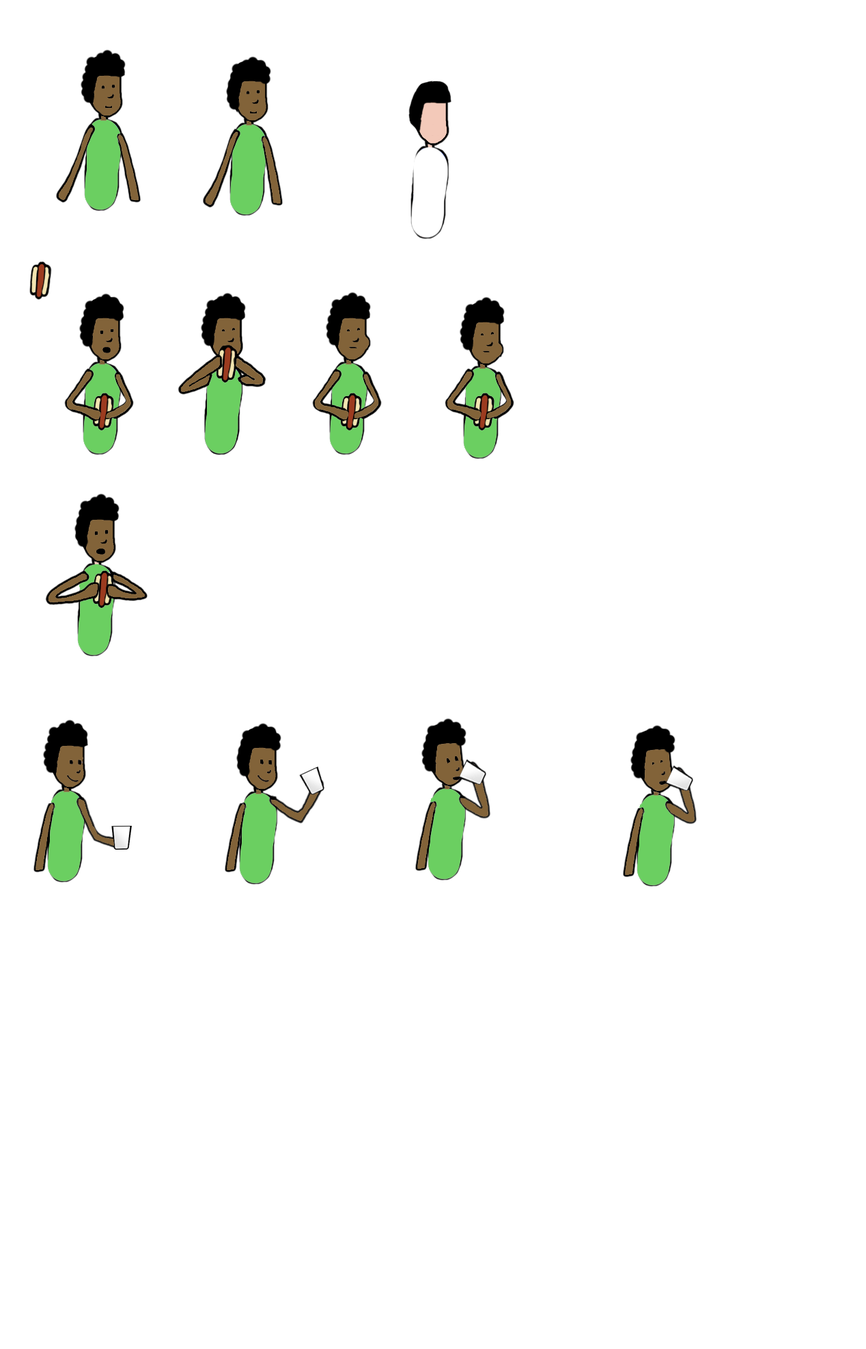
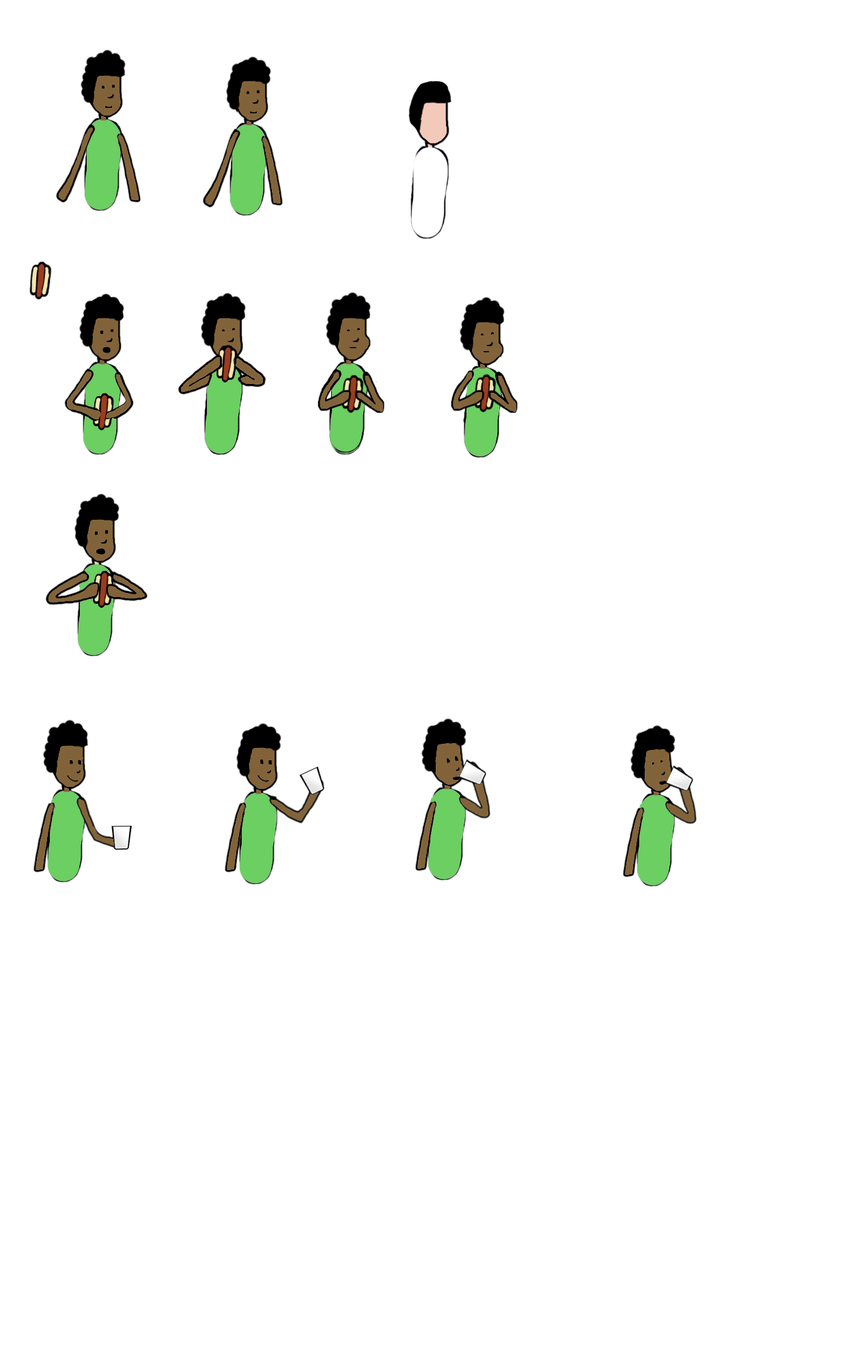
Layers edited between the first and the second w=866, h=1349 image:
added layer "Layer 45" above "Layer 44" over [450, 369, 518, 414]
added layer "Layer 44" above "Layer 43" over [473, 373, 497, 413]
added layer "Layer 43" above "Layer 42" over [317, 370, 385, 414]
added layer "Layer 42" above "Layer 47" over [341, 374, 364, 414]
added layer "Layer 47" above "Layer 46" over [463, 394, 503, 459]
added layer "Layer 46" above "Burp" over [329, 389, 369, 453]
painted on "Burp" over [312, 367, 515, 459]
